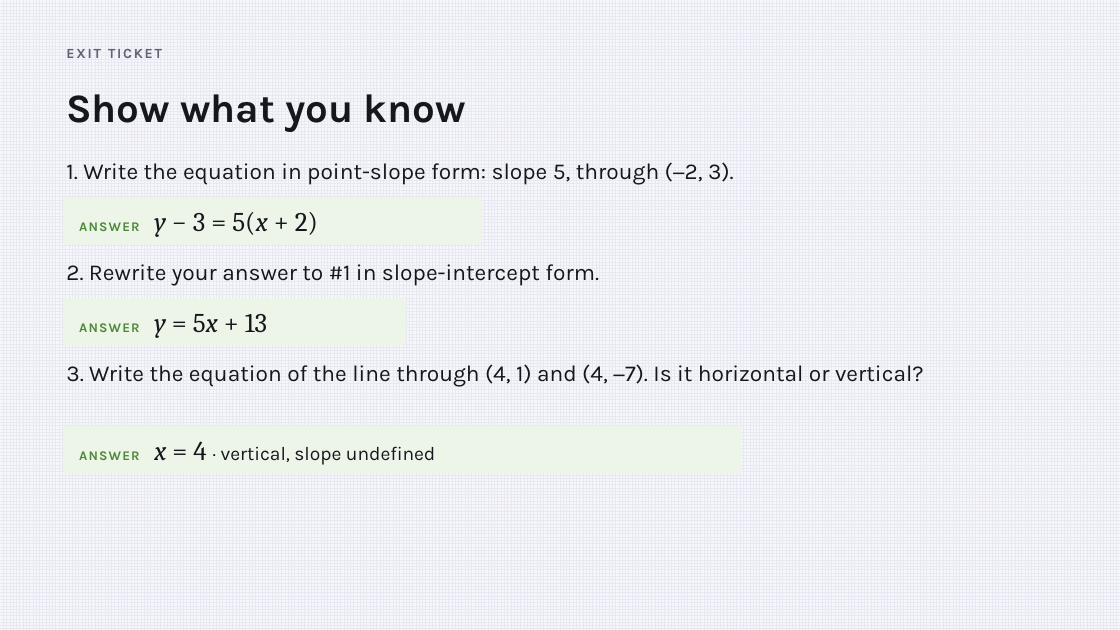
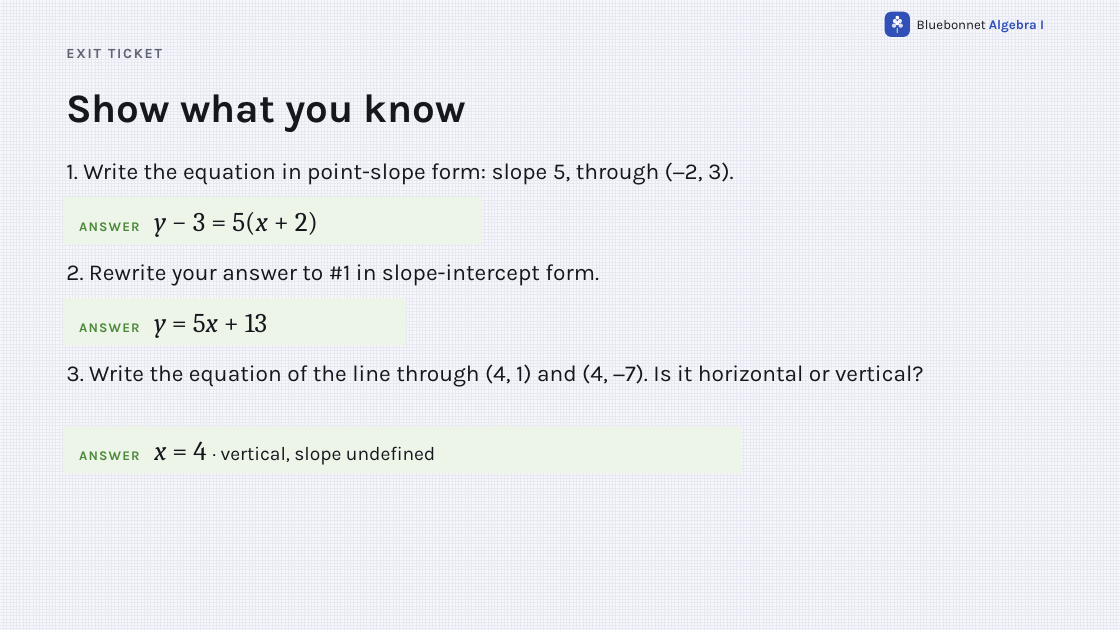
Before and after one commit to Apolloat2022/Algebra1M2U1L4, a slide deck: slide 30 of point-slope-form-lesson4.pptx. Drawn at 1120x630 pixels with LibreOffice and Linux fonts; fonts in the diff are those of the drawing. Boxes give left, top, right and bottom in pixels: in the first picture for what was removed or moved away, otherwise in the second. Text is boxed around its words. In the diff, an @@ line names an element or a change of style, - is before the commit and + after.

```diff
--- a/point-slope-form-lesson4.pptx
+++ b/point-slope-form-lesson4.pptx
@@ rounded rectangle added at bbox=[885, 12, 910, 37], fill #3050B8 @@
@@ ellipse added at bbox=[892, 24, 897, 28], fill #FFFFFF at 82% opacity @@
@@ ellipse added at bbox=[893, 19, 897, 24], fill #FFFFFF at 92% opacity @@
@@ ellipse added at bbox=[896, 16, 899, 19], fill #FFFFFF @@
@@ ellipse added at bbox=[896, 21, 900, 25], fill #FFFFFF @@
@@ rounded rectangle added at bbox=[897, 28, 898, 33], fill #9FD18B @@
@@ ellipse added at bbox=[898, 19, 902, 24], fill #FFFFFF at 92% opacity @@
@@ ellipse added at bbox=[899, 24, 903, 28], fill #FFFFFF at 82% opacity @@
@@ text added at bbox=[917, 20, 1044, 32], 11.2 pt, text #16171D @@
+Bluebonnet Algebra I
```
Also in this commit, not shown: 30 other slides changed, 1 other file.
